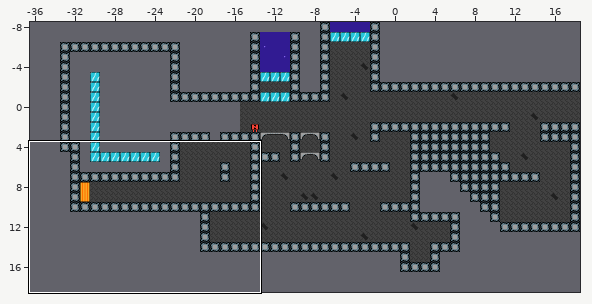
An edit to a level. Tiled map, assets/test.tmx. Above, an overview of the earlier version with the close-up marked.
Close-up. Old version:
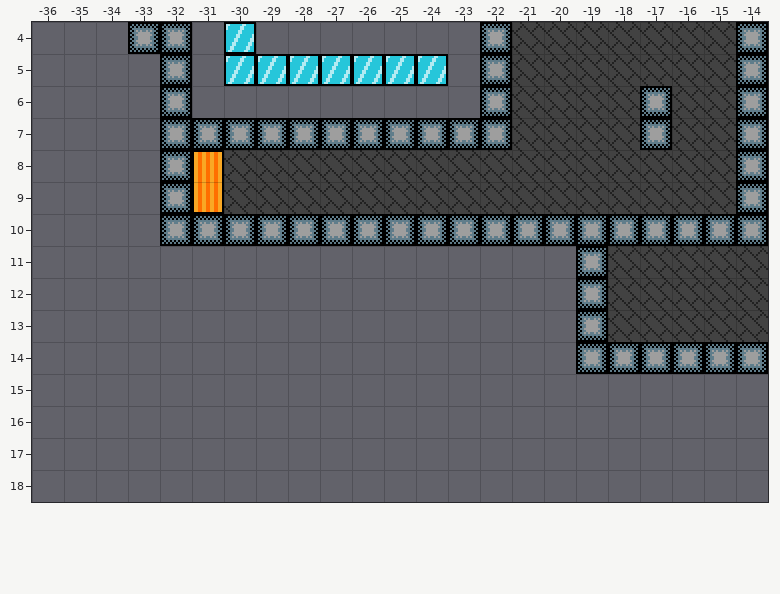
Cells are 16x16 px. Shown: x -36..-14, y 4..18.
The result:
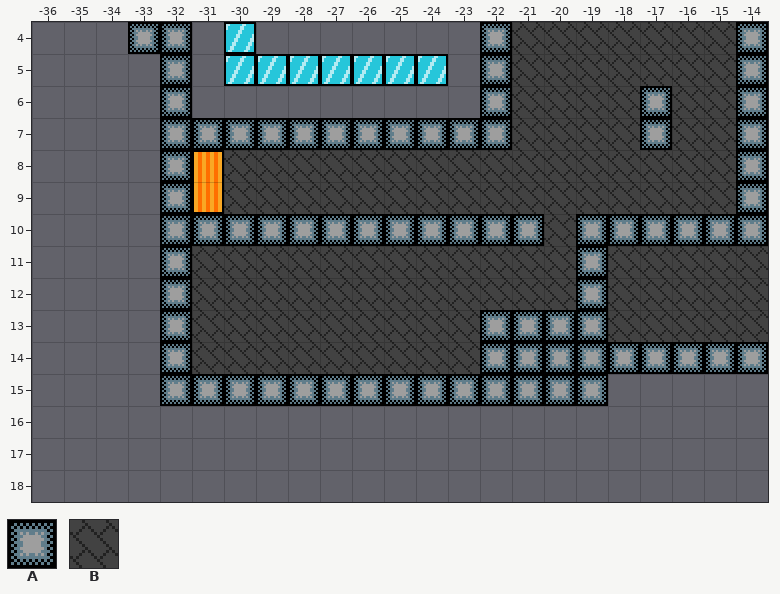
Key: from "phtiles16": A 0, B 9.
_ is an empty cell, . an unchanged one.
Tiles of an added or newly shown layer are drawn over the layers below it.
Edits made:
--- layer "background"
@@ x -31..-20 @@
-10 ..........._
-11 ____________
-12 ____________
-13 _________...
-14 _________...
+10 ...........B
+11 BBBBBBBBBBBB
+12 BBBBBBBBBBBB
+13 BBBBBBBBB...
+14 BBBBBBBBB...
--- layer "main"
@@ x -32..-19 @@
-10 ............A.
-11 _.............
-12 _.............
-13 _.............
-14 _.............
-15 ______________
+10 ............_.
+11 A.............
+12 A.............
+13 A.............
+14 A.............
+15 AAAAAAAAAAAAAA
--- layer "moveable" (added)
@@ x -22..-20 @@
-13 ___
-14 ___
+13 AAA
+14 AAA
Boxes around the changes in both close-ups, in picture pixels (x1, y1, x2, y2):
changed: (160, 214, 608, 406)
